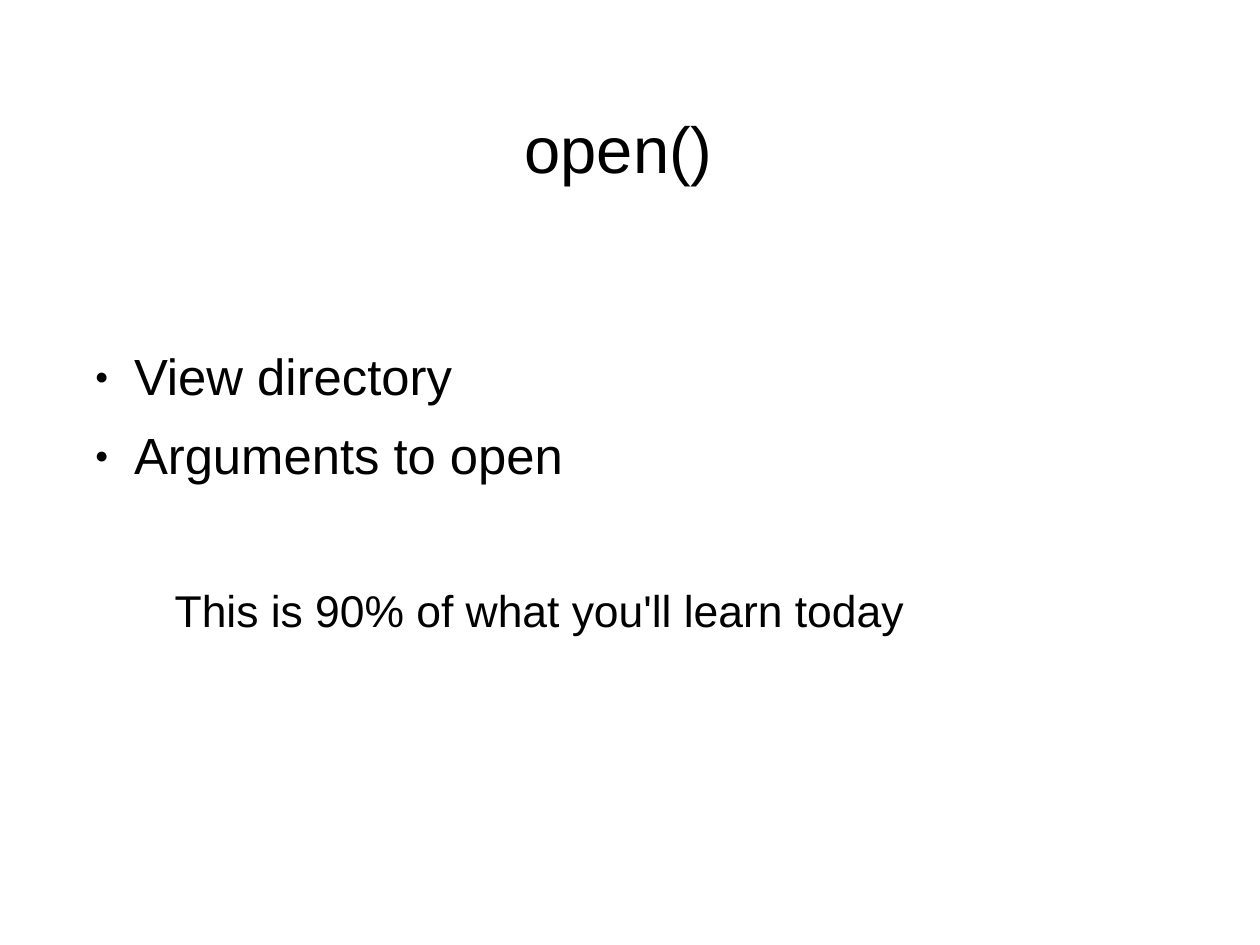
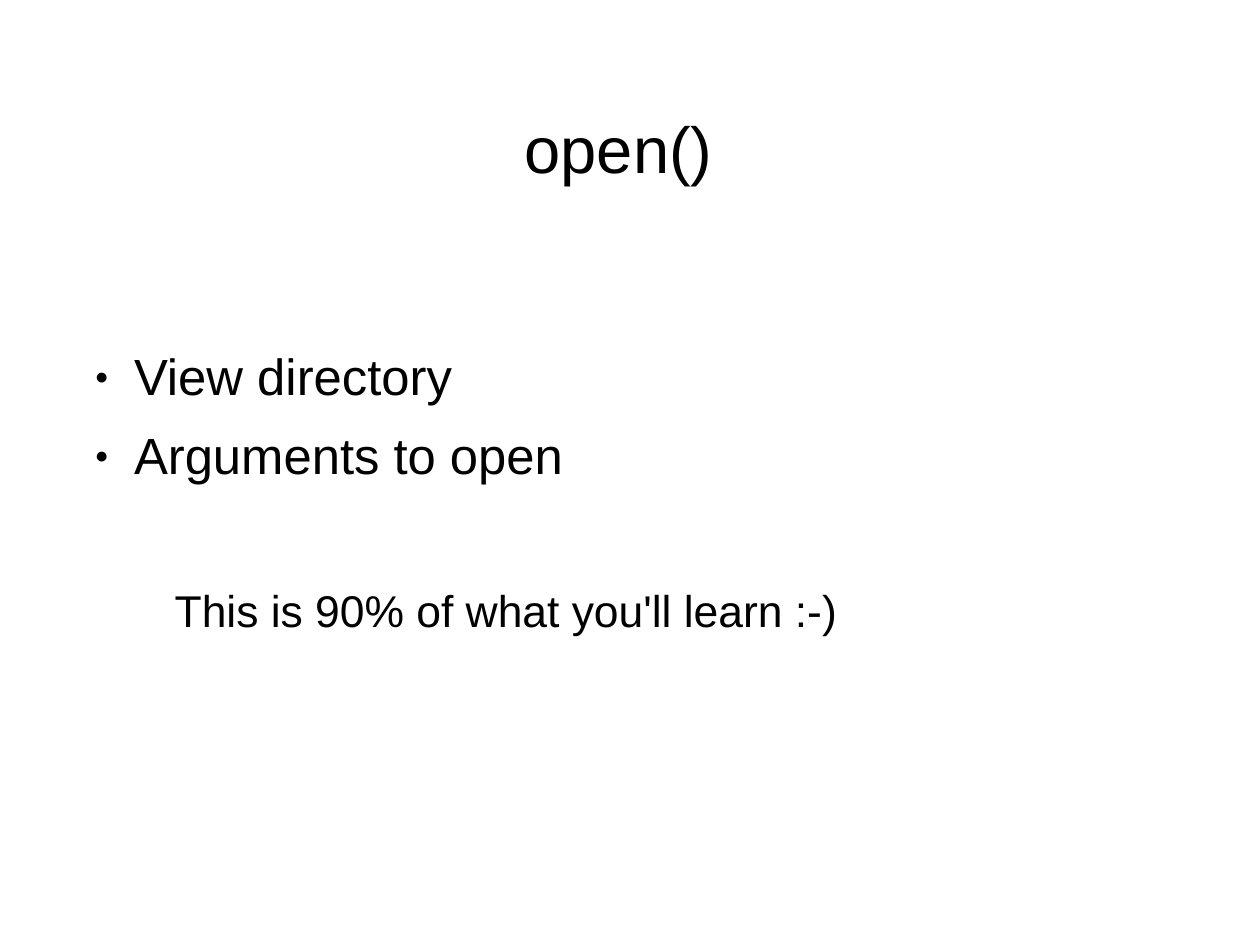
Before and after one commit to shawea/blueGrass, a slide deck: slide 18 of trainTheTrainer/1of2.odp (slide 19 before the commit). Drawn at 1260x945 pixels with LibreOffice and Linux fonts; fonts in the diff are those of the drawing; background and template pictures are left out. Boxes give left, top, right and bottom in pixels: in the first picture for what was removed or moved away, otherwise in the second. Text is boxed around its words. In the diff, an @@ line names an element or a change of style, - is before the commit and + after.

```diff
--- a/trainTheTrainer/1of2.odp
+++ b/trainTheTrainer/1of2.odp
@@ text at [175, 594, 783, 636]: text changed @@
-  This is 90% of what you'll learn today
+  This is 90% of what you'll learn :-)
```
Also in this commit, not shown: 3 other slides changed, 1 slide removed, 22 other files.
